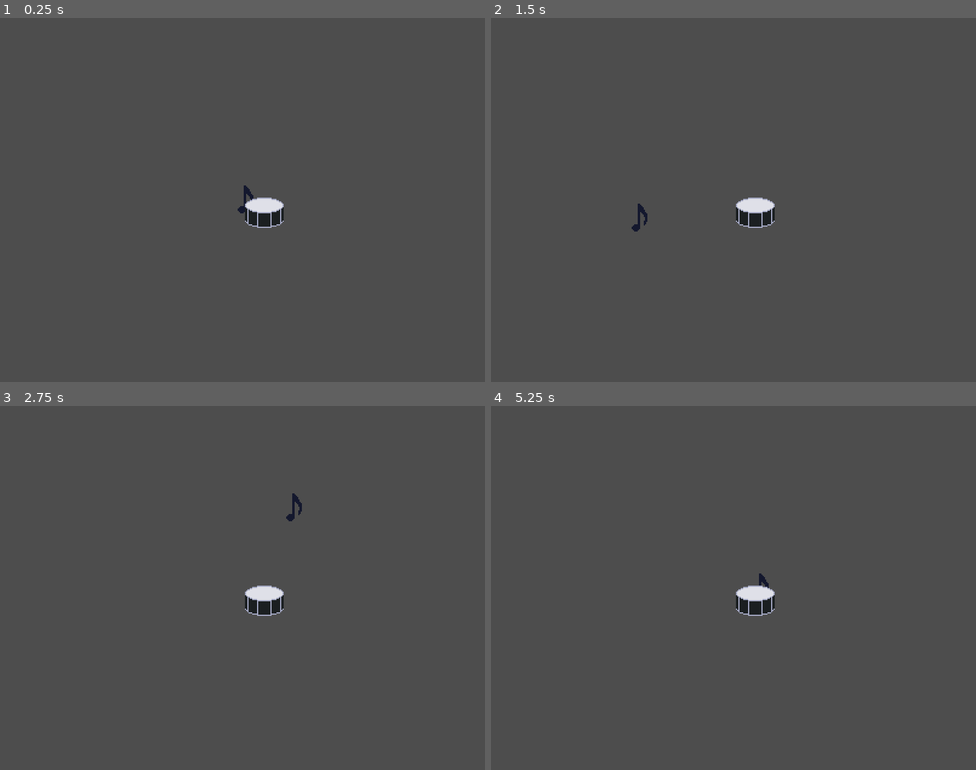
Above: before the commit, frames 1-4 (two rows, left to right).
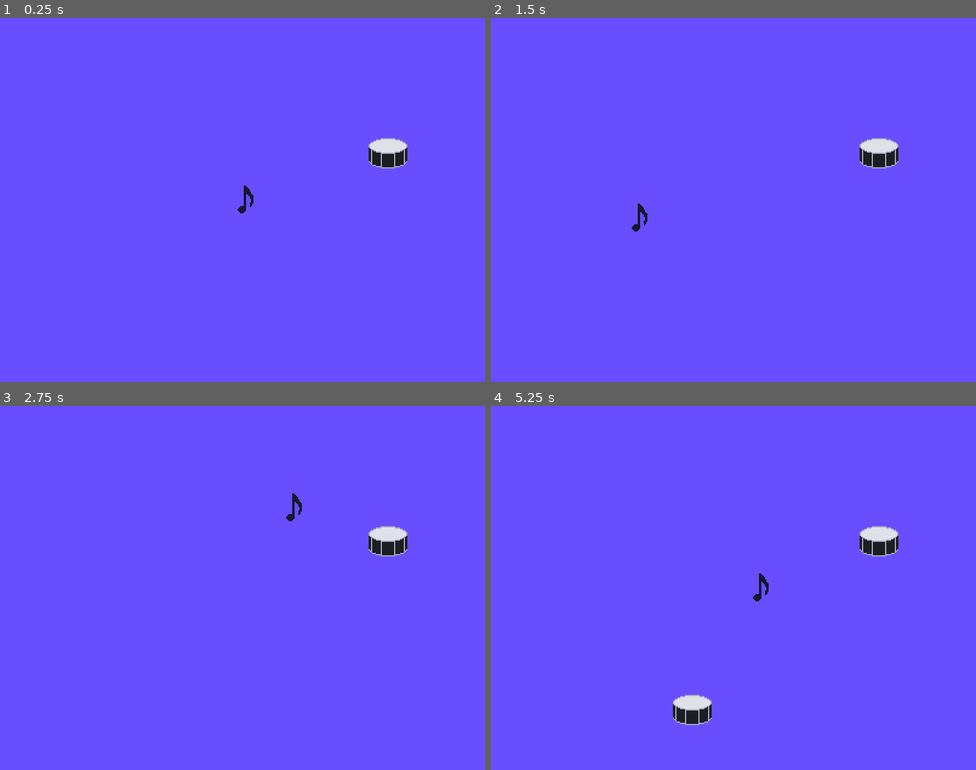
Above: after the commit, the same moments.

Repository: Vilbot09/NhGame
Game: Godot game, scene res://scenes/main.tscn
The game is run twice, just before and just after one commit, with the same random seed, the same clock (stepped at 60 frames per second) and the same inputs. Before the commit the project starts from res://main.tscn.
Inputs (mouse positions are in pixels of both pictures, inside the frame that each line leads up to):
- Up to frame 1 (0.25 s): no input
- Up to frame 2 (1.5 s): tap Enter at 0.5 s; move the mouse to (840, 181) at 0.52 s; tap Space at 1.25 s; move the mouse to (636, 218) at 1.27 s
- Up to frame 3 (2.75 s): tap Enter at 2 s; move the mouse to (291, 507) at 2.02 s
- Up to frame 4 (5.25 s): tap Space at 2.75, 4.25 s; move the mouse to (709, 660) at 2.77 s; tap Enter at 3.5 s; move the mouse to (879, 642) at 3.52 s; move the mouse to (588, 533) at 4.27 s; move the mouse to (757, 588) at 5.02 s

The runs differ from the first frame. In frame 1, 100% of the frame differs, in the area x 0-100%, y 0-100%; in frame 2, 100%; in frame 3, 100%; in frame 4, 100%.

Commit message:
minor changes and failed spawn script
the spawn drum script is a complete failure and you can do what ever you want with it!

Diff:
--- a/No humanity inspired game/main.tscn
+++ /dev/null
@@ -1,12 +0,0 @@
-[gd_scene load_steps=3 format=3 uid="uid://ct4hxxw5qgtog"]
-
-[ext_resource type="PackedScene" uid="uid://2a5bef1rvlp2" path="res://note.tscn" id="1_2yvtw"]
-[ext_resource type="Texture2D" uid="uid://dahyir07remgg" path="res://drums.png" id="2_voka4"]
-
-[node name="main" type="Node2D"]
-
-[node name="Note" parent="." instance=ExtResource("1_2yvtw")]
-
-[node name="Drums" type="Sprite2D" parent="."]
-position = Vector2(218, 161)
-texture = ExtResource("2_voka4")
--- a/No humanity inspired game/note.gd
+++ /dev/null
@@ -1,14 +0,0 @@
-extends Sprite2D
-
-
-func _process(delta: float) -> void:
-	# Get the mouse position relative to the node's parent.
-
-
-
-	# Move the node to the new position.
-	global_position = get_global_mouse_position()
-
-
-func _ready():
-	Input.set_mouse_mode(Input.MOUSE_MODE_HIDDEN)
--- a/No humanity inspired game/project.godot
+++ b/No humanity inspired game/project.godot
@@ -11,7 +11,7 @@
 [application]
 
 config/name="No humanity inspired game"
-run/main_scene="res://main.tscn"
+run/main_scene="res://scenes/main.tscn"
 config/features=PackedStringArray("4.0", "GL Compatibility")
 config/icon="res://icon.svg"
 
--- /dev/null
+++ b/No humanity inspired game/scenes/drums.tscn
@@ -0,0 +1,9 @@
+[gd_scene load_steps=3 format=3 uid="uid://ceu6t6du0n8lm"]
+
+[ext_resource type="Texture2D" uid="uid://dahyir07remgg" path="res://drums.png" id="1_jh7pv"]
+[ext_resource type="Script" path="res://scripts/drums.gd" id="2_qwsxl"]
+
+[node name="Drums" type="Sprite2D"]
+texture_filter = 1
+texture = ExtResource("1_jh7pv")
+script = ExtResource("2_qwsxl")
--- /dev/null
+++ b/No humanity inspired game/scenes/main.tscn
@@ -0,0 +1,20 @@
+[gd_scene load_steps=3 format=3 uid="uid://cl28q5d3xogqc"]
+
+[ext_resource type="PackedScene" path="res://scenes/note.tscn" id="1_2yvtw"]
+[ext_resource type="PackedScene" uid="uid://ceu6t6du0n8lm" path="res://scenes/drums.tscn" id="2_xntlu"]
+
+[node name="main" type="Node2D"]
+
+[node name="Background" type="ColorRect" parent="."]
+z_index = -10
+offset_left = -16.0
+offset_top = -16.0
+offset_right = 408.0
+offset_bottom = 312.0
+color = Color(0.411765, 0.305882, 1, 1)
+
+[node name="Cursor" parent="." instance=ExtResource("1_2yvtw")]
+top_level = true
+
+[node name="Drums" parent="." instance=ExtResource("2_xntlu")]
+position = Vector2(320, 112)
--- a/No humanity inspired game/note.tscn
+++ b/No humanity inspired game/scenes/note.tscn
@@ -1,7 +1,8 @@
-[gd_scene load_steps=3 format=3 uid="uid://2a5bef1rvlp2"]
+[gd_scene load_steps=3 format=3]
 
 [ext_resource type="Texture2D" uid="uid://deobmm4frdkhp" path="res://note.png" id="1_2pi4b"]
-[ext_resource type="Script" path="res://note.gd" id="2_ih2yr"]
+[ext_resource type="Script" path="res://scripts/note.gd" id="2_ih2yr"]
+
 
 [node name="Note" type="Sprite2D"]
 texture_filter = 1
--- /dev/null
+++ b/No humanity inspired game/scripts/drums.gd
@@ -0,0 +1,28 @@
+extends Sprite2D
+
+var clone_timer: float = 5
+var random_generator: RandomNumberGenerator = RandomNumberGenerator.new()
+var is_cloning: bool = false
+var time_since_last_clone: float = 0
+
+func _ready():
+	random_generator.randomize()
+
+func _process(delta: float):
+	time_since_last_clone += delta
+	if !is_cloning && time_since_last_clone >= clone_timer:
+		time_since_last_clone = 0
+		clone_sprite()
+
+func clone_sprite():
+	is_cloning = true
+	var new_sprite = duplicate()
+	var x_range = get_viewport().size.x - texture.get_size().x
+	var y_range = get_viewport().size.y - texture.get_size().y
+	var new_position = Vector2(random_generator.randf_range(0, x_range), random_generator.randf_range(0, y_range))
+	new_sprite.position = new_position
+	get_parent().add_child(new_sprite)
+	call_deferred("_finish_cloning")
+
+func _finish_cloning():
+	is_cloning = false
--- /dev/null
+++ b/No humanity inspired game/scripts/note.gd
@@ -0,0 +1,7 @@
+extends Sprite2D
+
+func _ready():
+	Input.set_mouse_mode(Input.MOUSE_MODE_HIDDEN)
+
+func _process(delta: float) -> void:
+	global_position = get_global_mouse_position()
